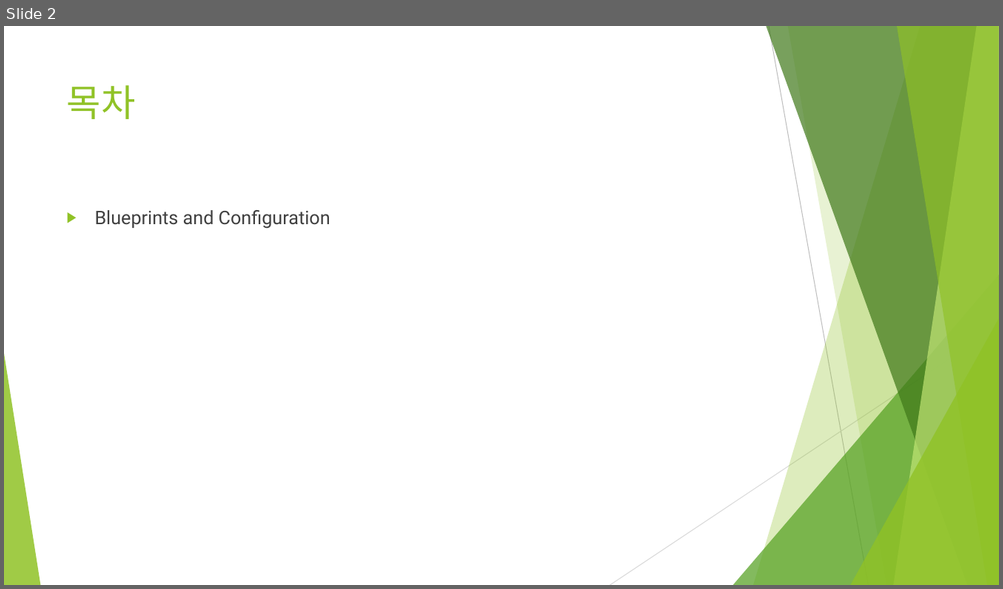
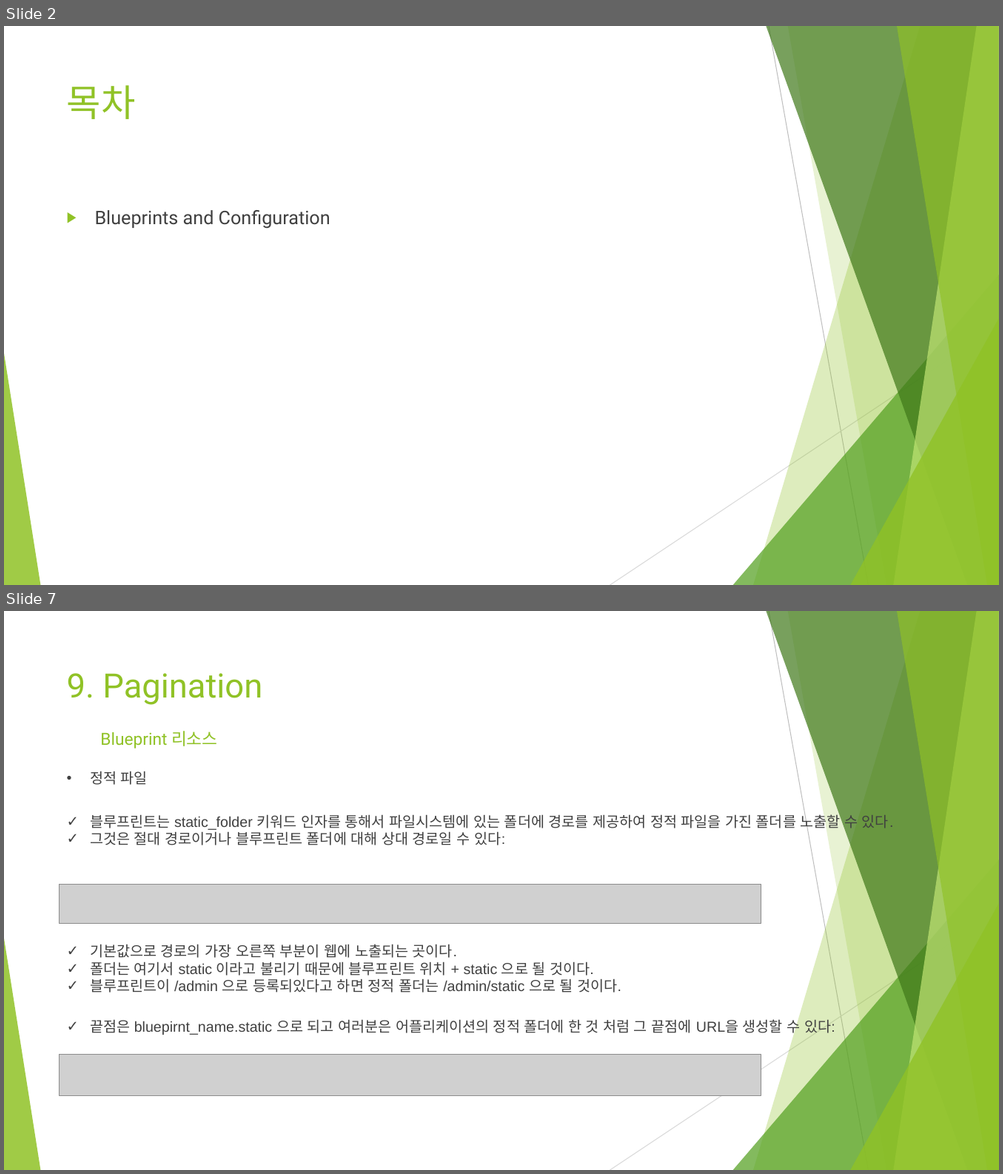
Before and after one commit to Heechul90/Flask, a slide deck: Study/11. Blueprints and Configuration/Blueprints and Configuration.pptx. Shown one above the other, each under a label of ours: slide 2 before the commit, slides 2 and 7 after it; the slides between them are not shown. The pictures are 1003x589 and 1003x1174 pixels, drawn with LibreOffice and Linux fonts; fonts in the diff are those of the drawing; grey boxes stand for pictures. Boxes give left, top, right and bottom in pixels: in the first picture for what was removed or moved away, otherwise in the second. Text is boxed around its words. In the diff, an @@ line names an element or a change of style, - is before the commit and + after.

```diff
--- a/Study/11. Blueprints and Configuration/Blueprints and Configuration.pptx
+++ b/Study/11. Blueprints and Configuration/Blueprints and Configuration.pptx
@@ slide 7 added at box(4, 611, 999, 1170), background #FFFFFF; not listed: 10 template elements that a slide beside it also shows @@
@@ rectangle added at box(4, 615, 19, 644), fill #FFFFFF @@
@@ rectangle added at box(4, 611, 19, 626), fill #FFFFFF @@
@@ title added at box(67, 673, 262, 705), 32.4 pt, text #90C226 @@
+9. Pagination
@@ text added at box(100, 731, 218, 749), 16.2 pt, text #90C226 @@
+Blueprint 리소스
@@ text added at box(90, 771, 148, 785), 14 pt, text #404040 @@
+• 정적 파일
@@ text added at box(90, 812, 893, 846), 14 pt, text #404040 @@
+✓ 블루프린트는 static_folder 키워드 인자를 통해서 파일시스템에 있는 폴더에 경로를 제공하여 정적 파일을 가진 폴더를 노출할 수 있다.
+✓ 그것은 절대 경로이거나 블루프린트 폴더에 대해 상대 경로일 수 있다:
@@ picture added at box(60, 885, 760, 924) @@
@@ text added at box(90, 944, 621, 993), 14 pt, text #404040 @@
+✓ 기본값으로 경로의 가장 오른쪽 부분이 웹에 노출되는 곳이다.
+✓ 폴더는 여기서 static 이라고 불리기 때문에 블루프린트 위치 + static 으로 될 것이다.
+✓ 블루프린트이 /admin 으로 등록되있다고 하면 정적 폴더는 /admin/static 으로 될 것이다.
@@ text added at box(90, 1017, 835, 1037), 14 pt, text #404040 @@
+✓ 끝점은 bluepirnt_name.static 으로 되고 여러분은 어플리케이션의 정적 폴더에 한 것 처럼 그 끝점에 URL을 생성할 수 있다:
@@ picture added at box(60, 1054, 760, 1096) @@
```
Also in this commit, not shown: 1 slide changed, 6 other slides added, 2 slides removed, 2 other files.
